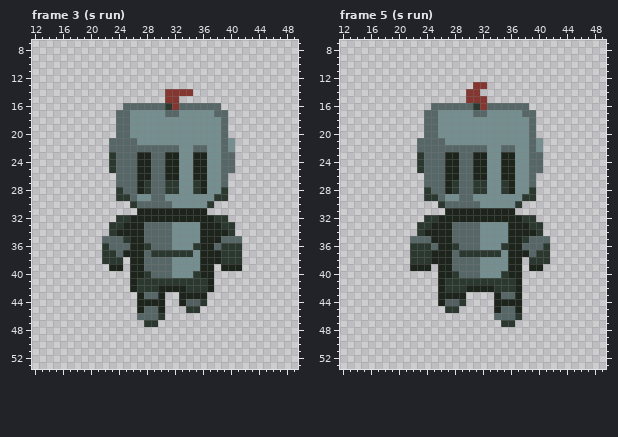
Pixel-art file, stored at Sprites/Sprite-knight2.aseprite. The picture above is the old version.
128x128 pixels, 9 frames. Colours within 5 levels of each other are drawn and written as one. Shown: frame 3 (s run): x 12..49, y 7..53; frame 5 (s run): x 12..49, y 7..53. The commit also changed other frames, which this record leaves out.
Once edited:
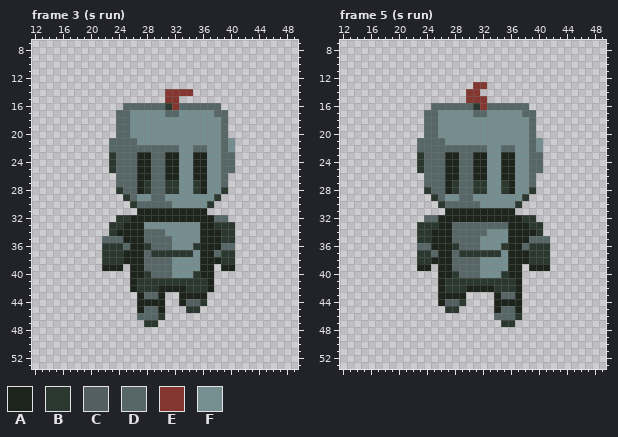
Palette (. is transparent): A #1d241b  B #2b382f  C #545f61  D #576667  E #843730  F #758e90
The exact change:
layer "Knight/Down" added
layer "Right/Layer 1" removed
Frame 3 (s run):
y 29: x 24 B -> .; x 39 B -> .
y 32: x 38..39 BB -> DD
y 33: x 28..31 DDDD -> FFFF; x 38 A -> B
y 34: x 31 D -> F; x 39 A -> B
y 35: x 25 B -> A; x 39..41 DDD -> BB.
y 36: x 23..24 DD -> BB; x 38..41 DBBB -> ADD.
y 37: x 24 D -> B; x 38 A -> D; x 41 B -> .
y 38: x 25 . -> A; x 41 B -> .
y 39: x 22 . -> A; x 41 A -> .
Frame 5 (s run):
y 29: x 24 B -> .; x 39 B -> .
y 32: x 24..25 BB -> DD
y 33: x 25 A -> B; x 32..35 FFFF -> DDDD
y 34: x 24 A -> B; x 32 F -> D
y 35: x 22..24 DDD -> .BB; x 38 B -> A
y 36: x 22..25 BBBD -> .DDA; x 39..40 DD -> BB
y 37: x 22 B -> .; x 25 A -> D; x 39 D -> B
y 38: x 22 B -> .; x 38 . -> A
y 39: x 22 A -> .; x 41 . -> A
Where, in picture pixels (left, top, right, bottom), the same in both pictures:
changed: (102, 194, 172, 271)
changed: (214, 194, 242, 271)
changed: (410, 194, 438, 271)
erased: (529, 194, 536, 201)
changed: (480, 222, 550, 271)
